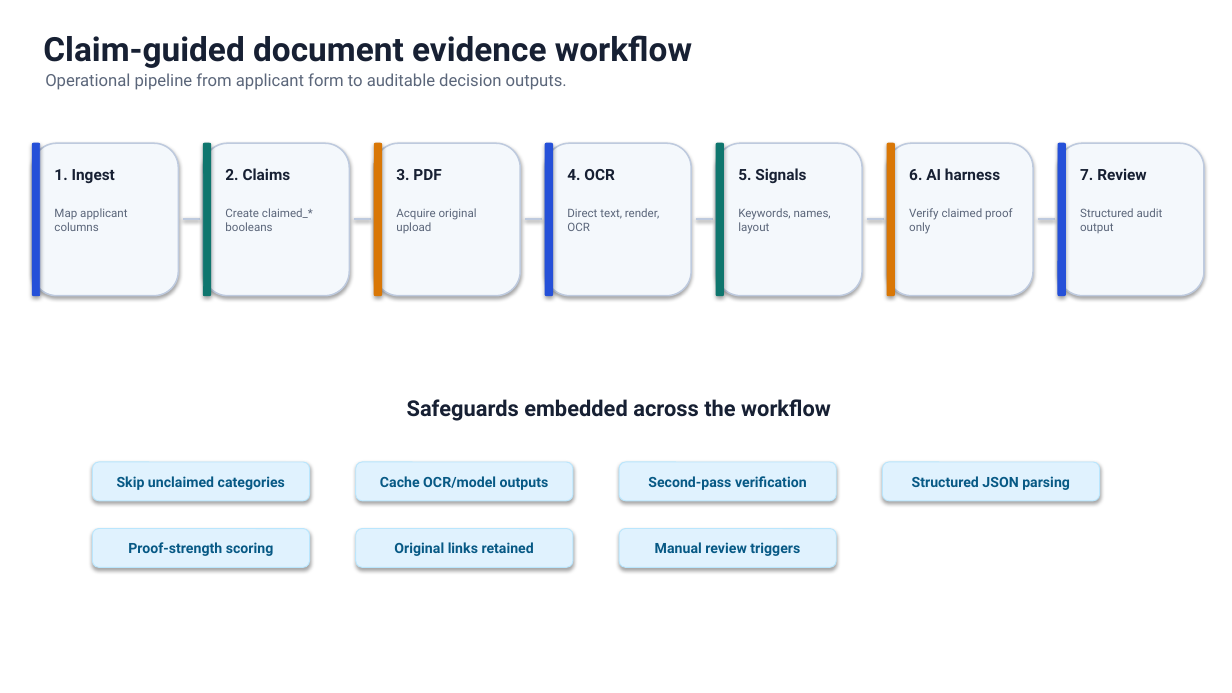
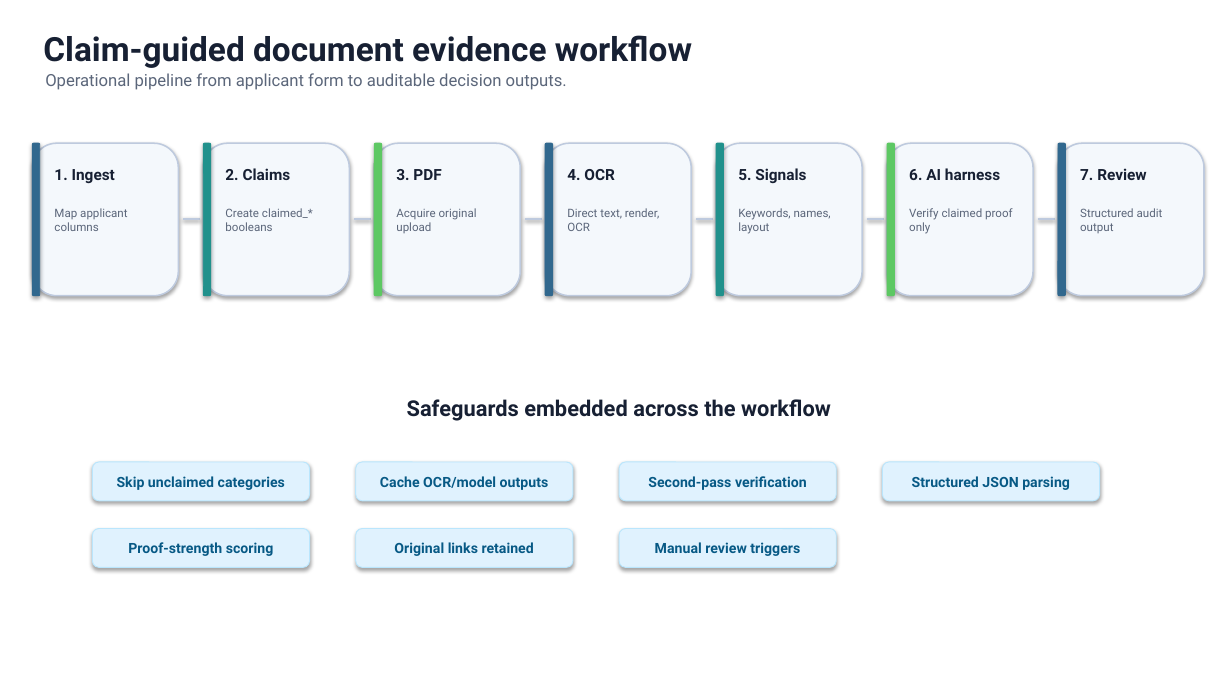
Before and after one commit to datateamdigitalhealthdivision/eplacement-kyc-verifier, a slide deck: slide 3 of manuscripts/eplacement_kyc_v4_1_validation/editable_figures_1_4.pptx. Drawn at 1232x693 pixels with LibreOffice and Linux fonts; fonts in the diff are those of the drawing. Boxes give left, top, right and bottom in pixels: in the first picture for what was removed or moved away, otherwise in the second. Text is boxed around its words. In the diff, an @@ line names an element or a change of style, - is before the commit and + after.

```diff
--- a/manuscripts/eplacement_kyc_v4_1_validation/editable_figures_1_4.pptx
+++ b/manuscripts/eplacement_kyc_v4_1_validation/editable_figures_1_4.pptx
@@ rounded rectangle at box(203, 143, 211, 296): fill #0F766E to #21918C; outline #0F766E 0.75 pt to #21918C 0.75 pt @@
@@ rounded rectangle at box(374, 143, 382, 296): fill #D97706 to #5DC863; outline #D97706 0.75 pt to #5DC863 0.75 pt @@
@@ rounded rectangle at box(716, 143, 724, 296): fill #0F766E to #21918C; outline #0F766E 0.75 pt to #21918C 0.75 pt @@
@@ rounded rectangle at box(887, 143, 895, 296): fill #D97706 to #5DC863; outline #D97706 0.75 pt to #5DC863 0.75 pt @@
@@ fill #2550D8 to #31688E; outline #2550D8 0.75 pt to #31688E 0.75 pt in 3 elements at box(32, 143, 40, 296), box(545, 143, 553, 296), box(1058, 143, 1066, 296) @@
```
Also in this commit, not shown: 3 other slides changed, 11 other files.
